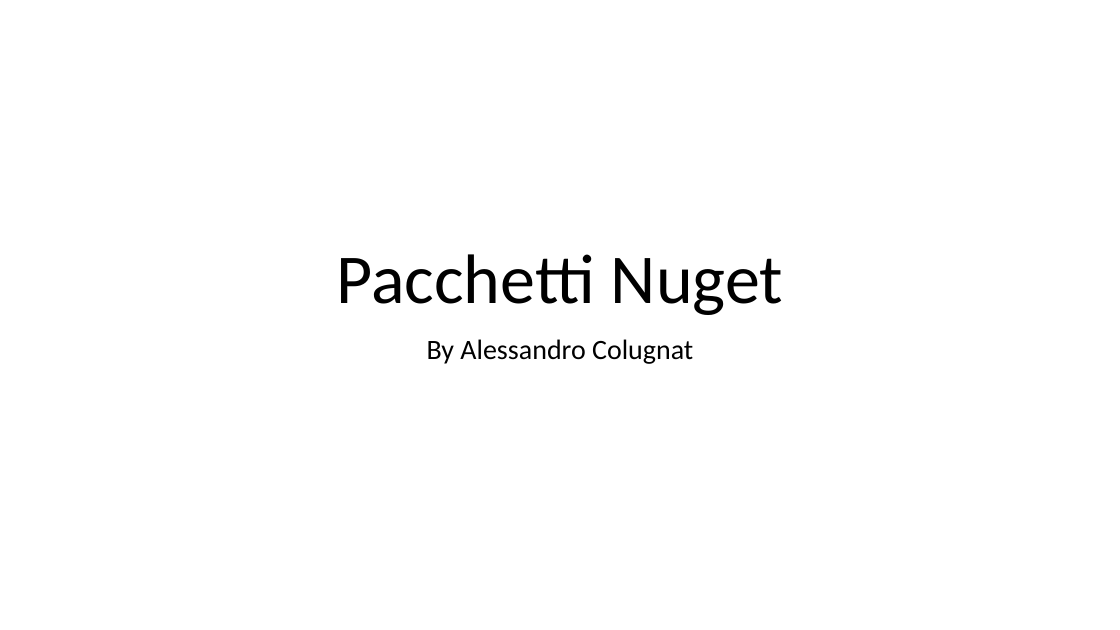
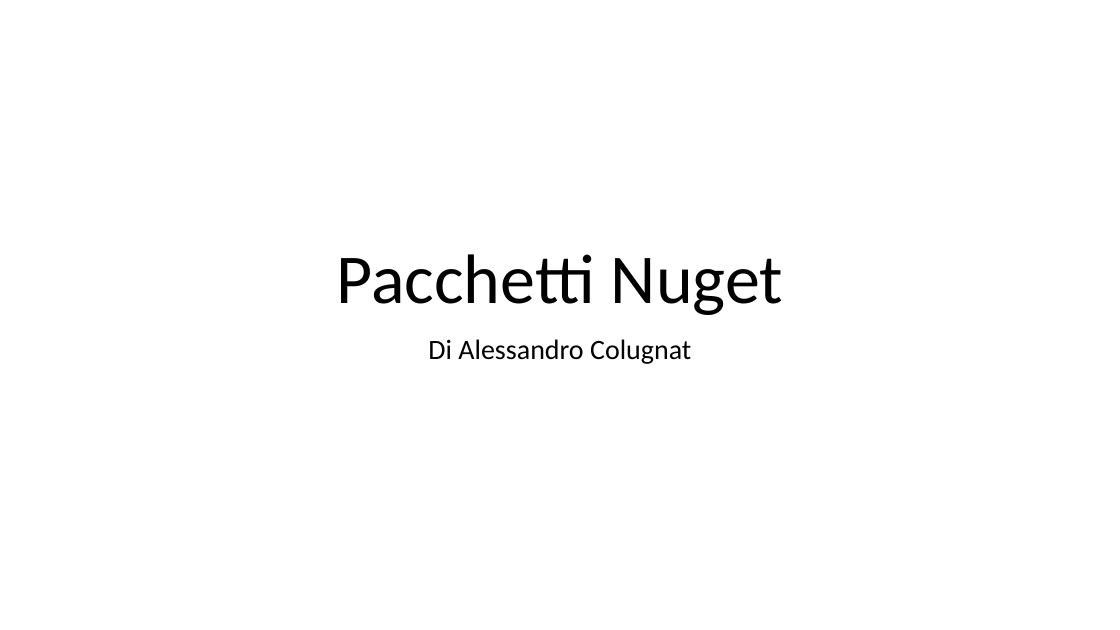
Before and after one commit to Colugnat/ProgettoNuget, a slide deck: slide 1 of Presentazione/PresentazioneNuget.pptx. Drawn at 1120x630 pixels with LibreOffice and Linux fonts; fonts in the diff are those of the drawing. Boxes give left, top, right and bottom in pixels: in the first picture for what was removed or moved away, otherwise in the second. Text is boxed around its words. In the diff, an @@ line names an element or a change of style, - is before the commit and + after.

```diff
--- a/Presentazione/PresentazioneNuget.pptx
+++ b/Presentazione/PresentazioneNuget.pptx
@@ subtitle at (428, 339, 691, 364): text changed @@
-By Alessandro Colugnat
+Di Alessandro Colugnat
```
